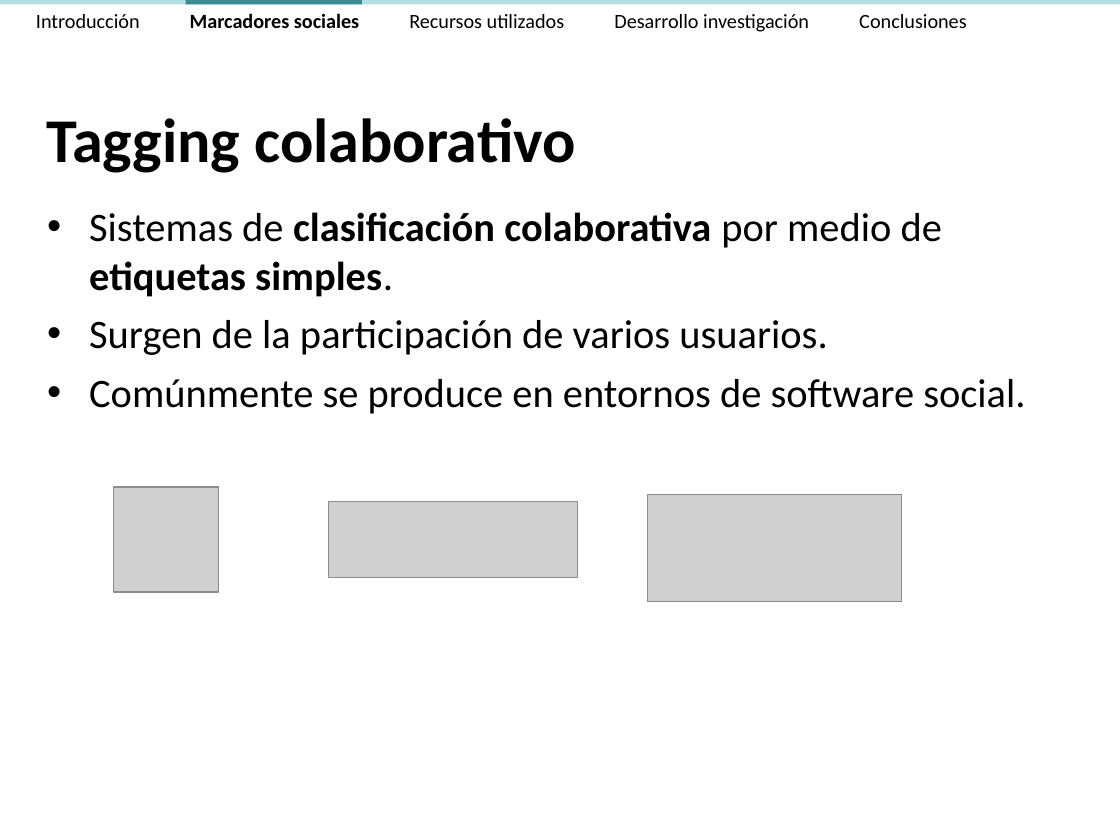
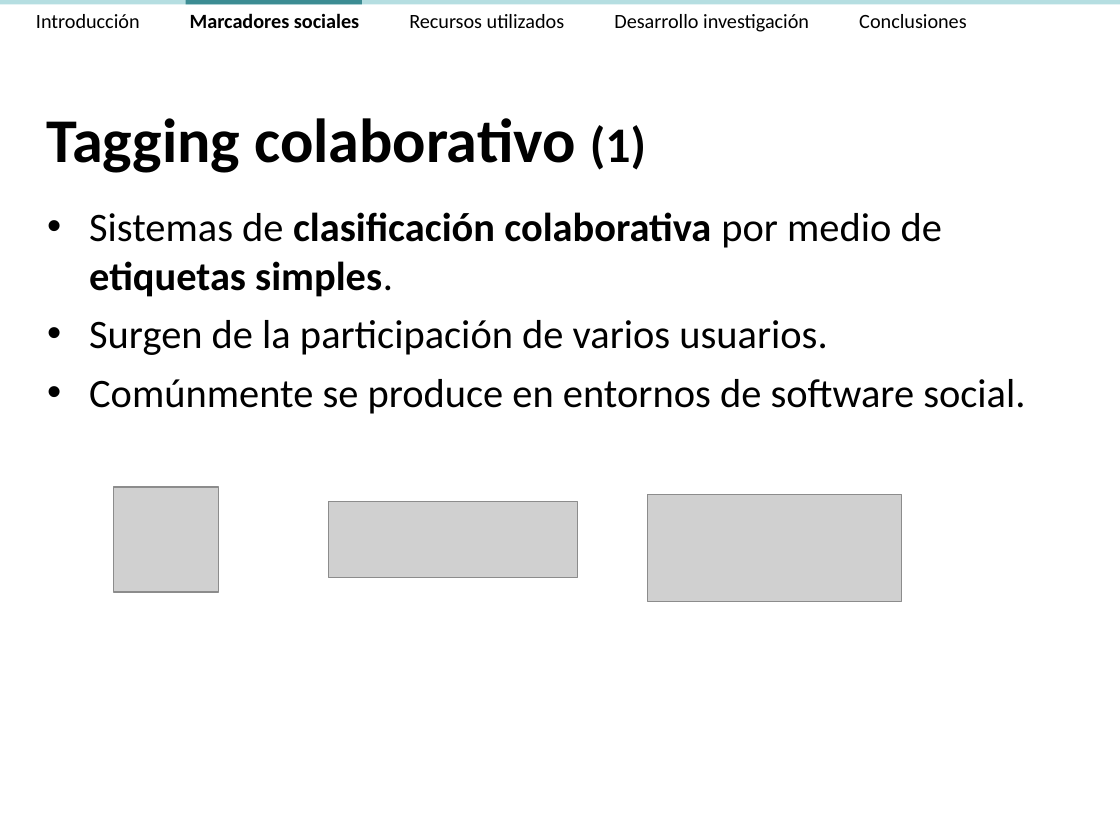
Before and after one commit to ak907kenai/nicotournetesis, a slide deck: slide 13 of docs_trunk/Presentación/Nicolás Tourné - Presentación Tesis (v2.4).ppt (slide 10 before the commit). Drawn at 1120x840 pixels with LibreOffice and Linux fonts; fonts in the diff are those of the drawing; grey boxes stand for pictures. Boxes give left, top, right and bottom in pixels: in the first picture for what was removed or moved away, otherwise in the second. Text is boxed around its words. In the diff, an @@ line names an element or a change of style, - is before the commit and + after.

```diff
--- a/docs_trunk/Presentación/Nicolás Tourné - Presentación Tesis (v2.4).ppt
+++ b/docs_trunk/Presentación/Nicolás Tourné - Presentación Tesis (v2.4).ppt
@@ title at bbox=[46, 118, 646, 173]: text changed @@
-Tagging colaborativo
+Tagging colaborativo (1)
```
Also in this commit, not shown: 14 other slides changed, 6 slides added, 1 other file.
